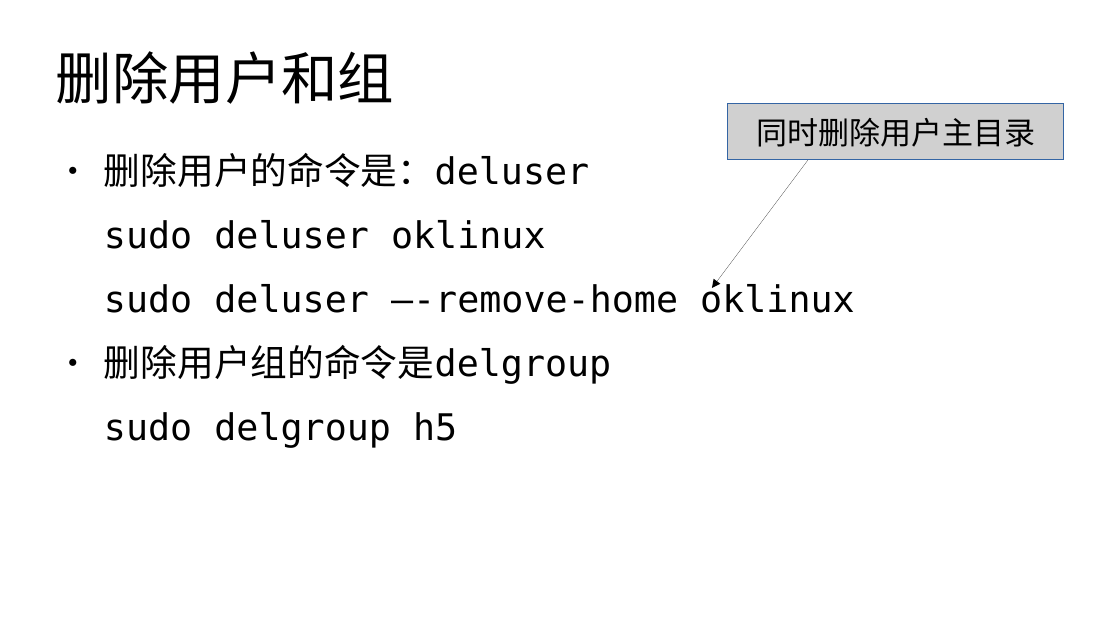
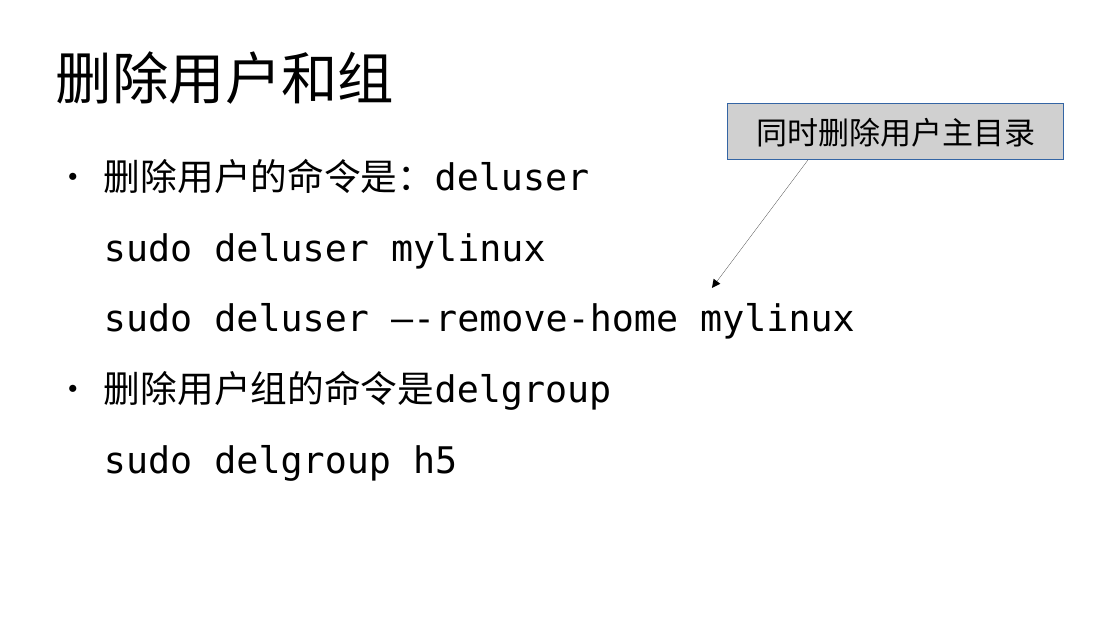
Before and after one commit to master-genius/linux-system, a slide deck: slide 20 of materials/slides/ch03-user.odp. Drawn at 1120x630 pixels with LibreOffice and Linux fonts; fonts in the diff are those of the drawing; grey boxes stand for pictures. Boxes give left, top, right and bottom in pixels: in the first picture for what was removed or moved away, otherwise in the second. Text is boxed around its words. In the diff, an @@ line names an element or a change of style, - is before the commit and + after.

```diff
--- a/materials/slides/ch03-user.odp
+++ b/materials/slides/ch03-user.odp
@@ text at bbox=[104, 159, 611, 481]: line spacing 1 to 1.15 @@
@@ text at bbox=[104, 233, 855, 339]: text changed @@
-sudo deluser oklinux
-sudo deluser –-remove-home oklinux
+sudo deluser mylinux
+sudo deluser –-remove-home mylinux
```
Also in this commit, not shown: 20 other slides changed, 40 other files.
